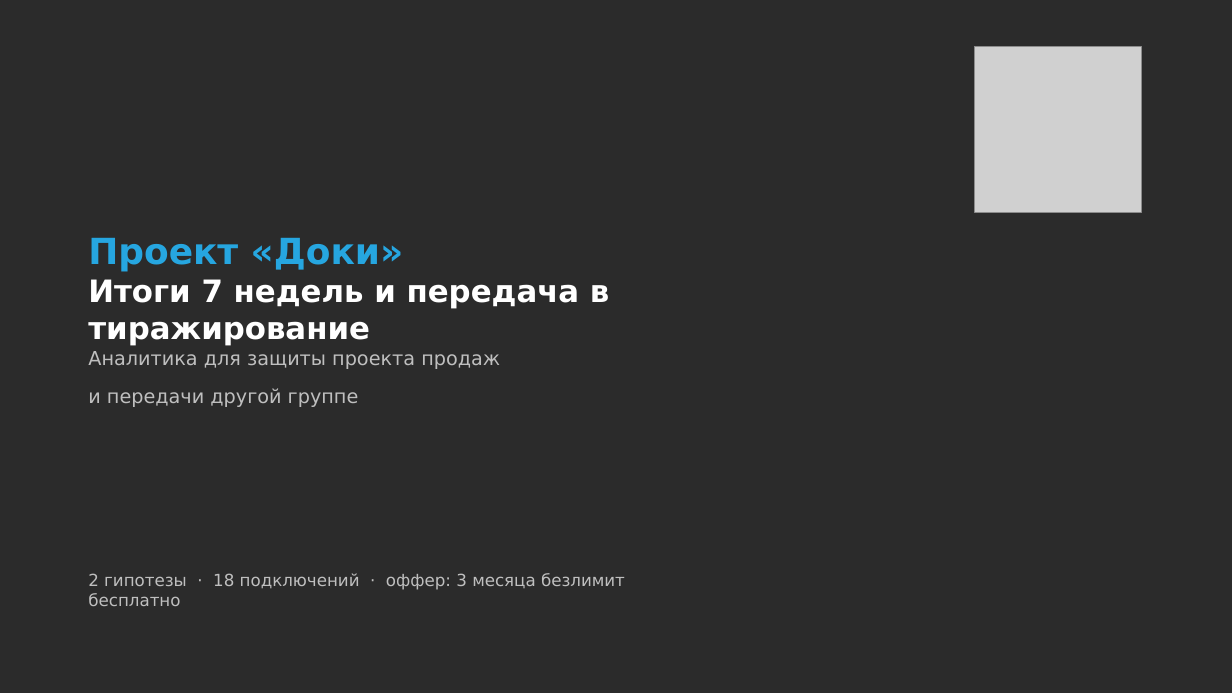
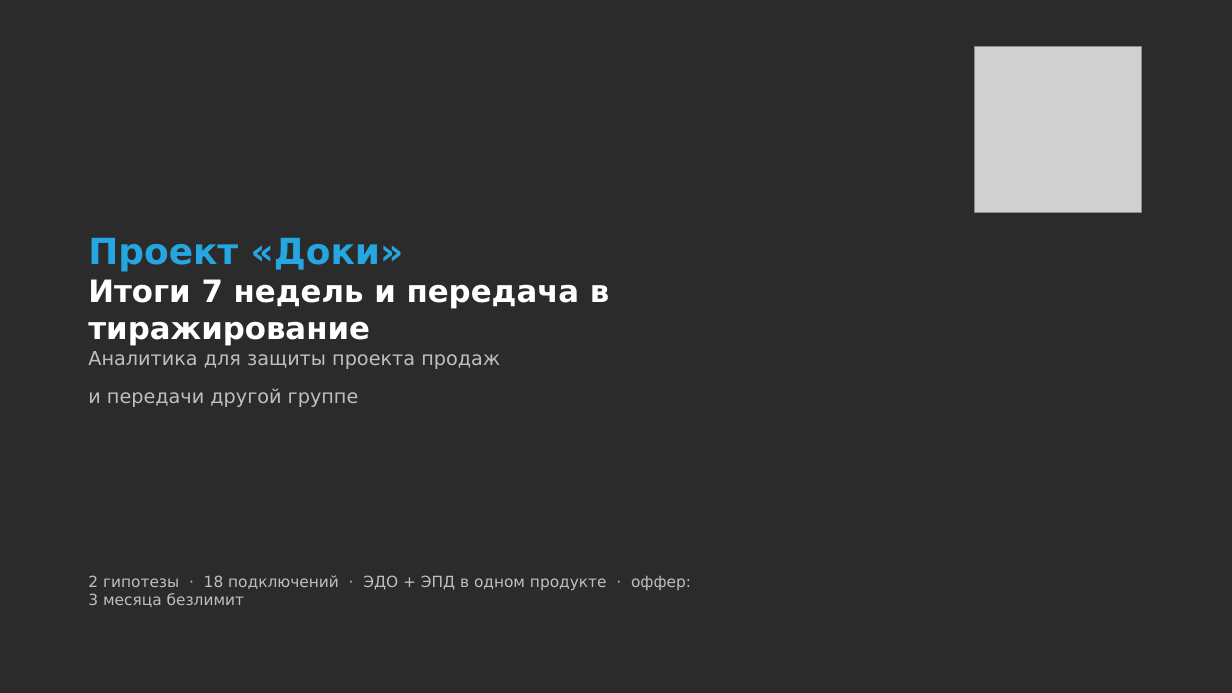
Before and after one commit to daaanilNikonov/for-lisa, a slide deck: slide 1 of presentation/Доки_Аналитика_защита_и_тиражирование.pptx. Drawn at 1232x693 pixels with LibreOffice and Linux fonts; fonts in the diff are those of the drawing; grey boxes stand for pictures; background and template pictures are left out; a plain dark background stands for a picture behind light text. Boxes give left, top, right and bottom in pixels: in the first picture for what was removed or moved away, otherwise in the second. Text is boxed around its words. In the diff, an @@ line names an element or a change of style, - is before the commit and + after.

```diff
--- a/presentation/Доки_Аналитика_защита_и_тиражирование.pptx
+++ b/presentation/Доки_Аналитика_защита_и_тиражирование.pptx
@@ subtitle at box(88, 575, 691, 607): text changed; size 13 to 12 pt @@
-2 гипотезы · 18 подключений · оффер: 3 месяца безлимит бесплатно
+2 гипотезы · 18 подключений · ЭДО + ЭПД в одном продукте · оффер: 3 месяца безлимит
```
Also in this commit, not shown: 8 other slides changed, 2 slides added, 1 other file.
